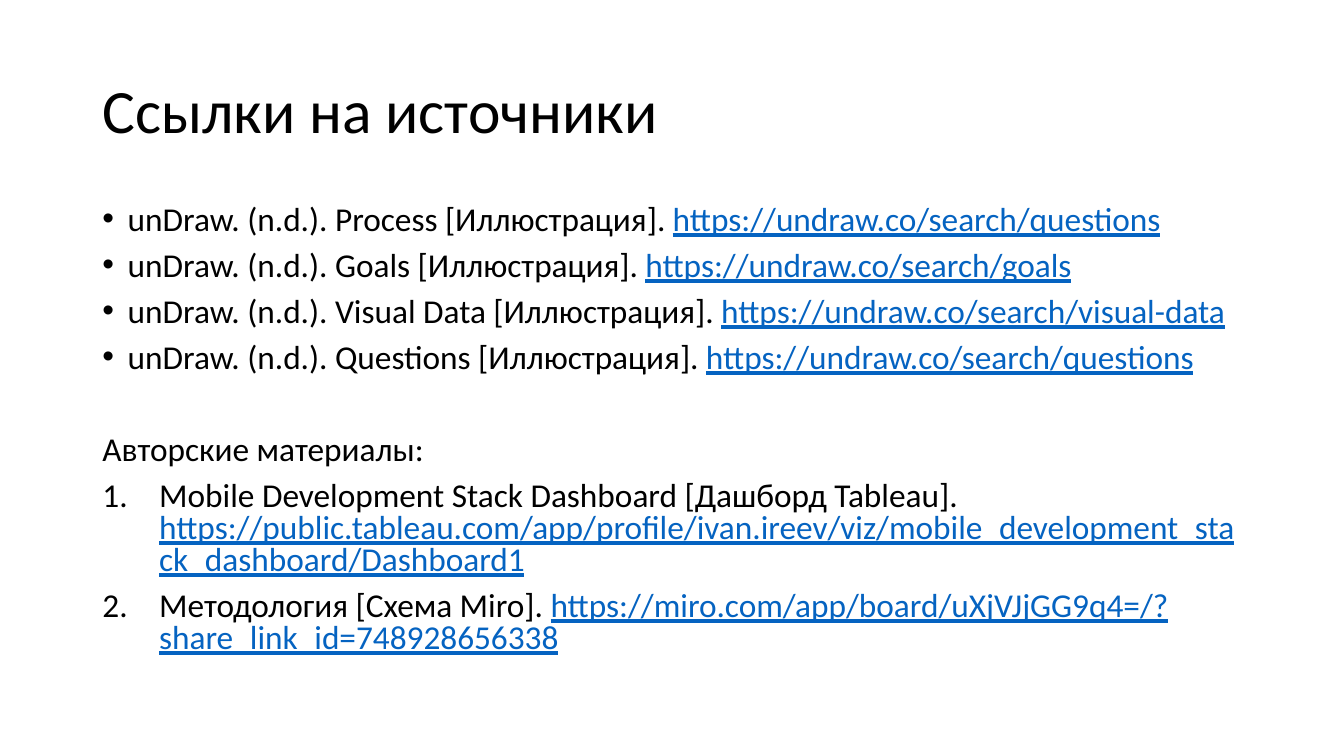
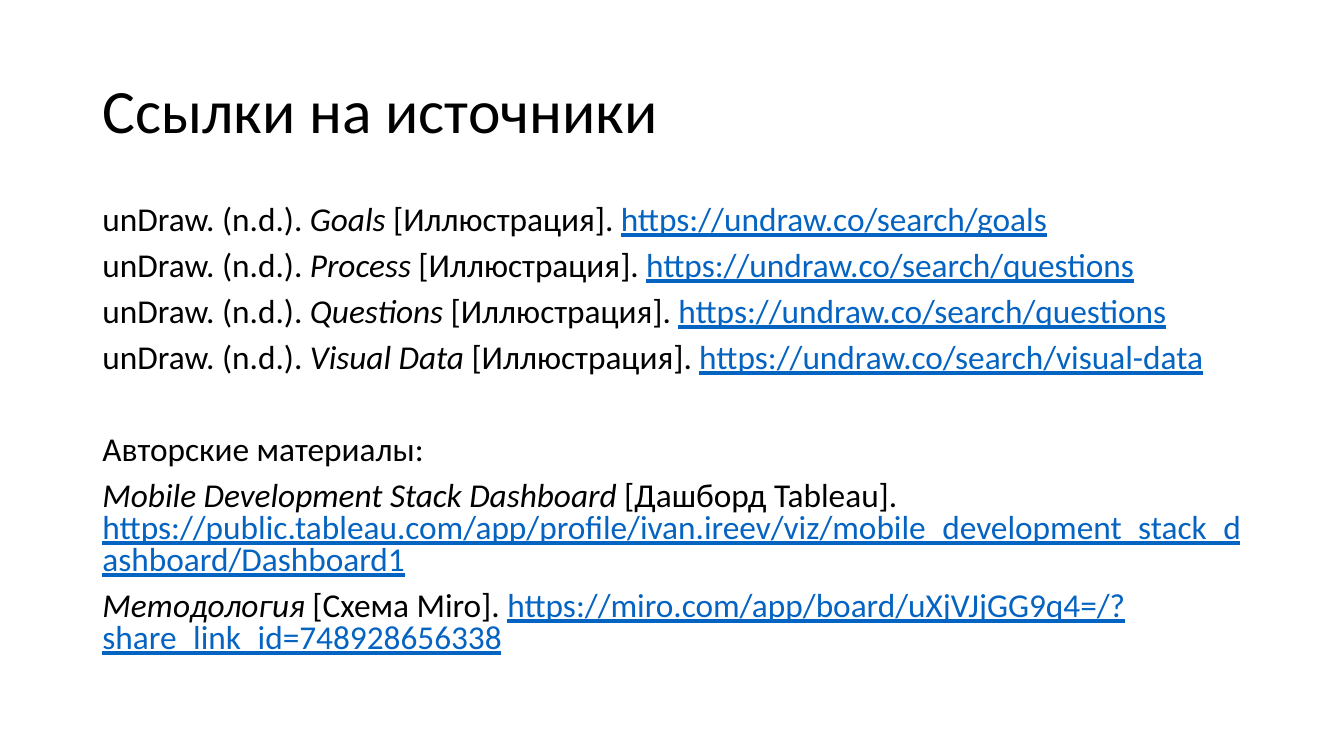
Before and after one commit to S0la1re/Research-work-new, a slide deck: slide 10 of Presentations of Bachelor's theses.pptx. Drawn at 1344x756 pixels with LibreOffice and Linux fonts; fonts in the diff are those of the drawing. Boxes give left, top, right and bottom in pixels: in the first picture for what was removed or moved away, otherwise in the second. Text is boxed around its words. In the diff, an @@ line names an element or a change of style, - is before the commit and + after.

```diff
--- a/Presentations of Bachelor's theses.pptx
+++ b/Presentations of Bachelor's theses.pptx
@@ text at (102,207,1047,237): paragraph added @@
+unDraw. (n.d.). Goals [Иллюстрация]. https://undraw.co/search/goals
@@ text at (102,253,1240,655): italic on in "Process", "Visual Data", "Mobile Development Stack Dashboard", "Методология"; bullet • to none; bullet 1. to none @@
@@ text at (102,299,1166,329): text changed @@
-• unDraw. (n.d.). Goals [Иллюстрация]. https://undraw.co/search/goals
+unDraw. (n.d.). Questions [Иллюстрация]. https://undraw.co/search/questions
@@ text at (128,345,1194,375): paragraph removed @@
-• unDraw. (n.d.). Questions [Иллюстрация]. https://undraw.co/search/questions
```
